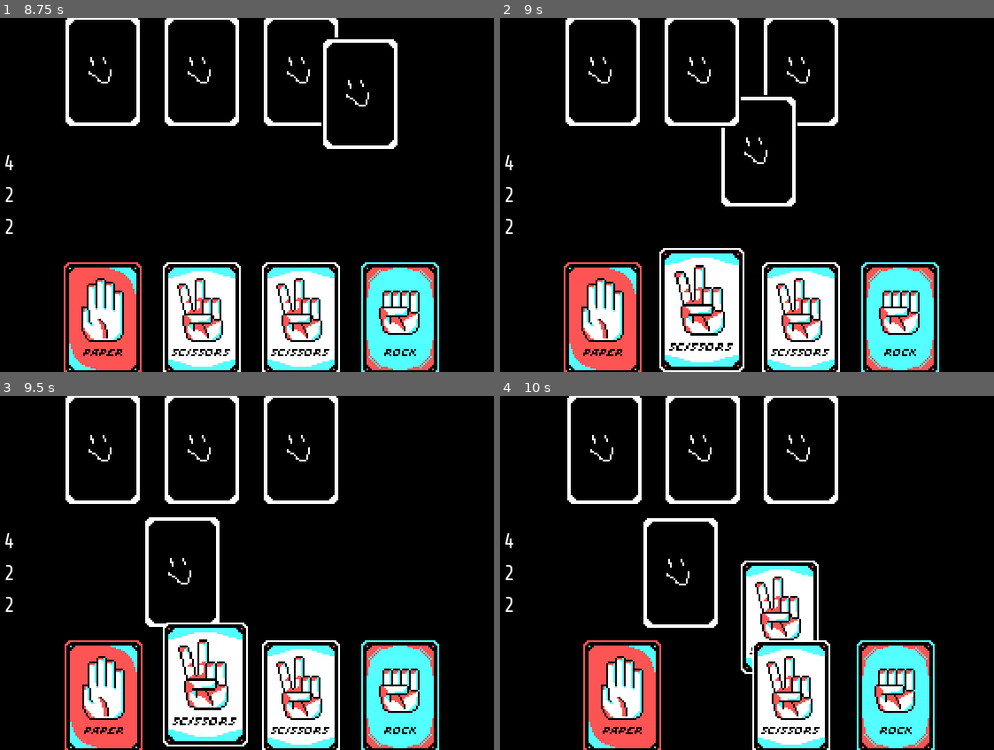
Above: before the commit, frames 1-4 (two rows, left to right).
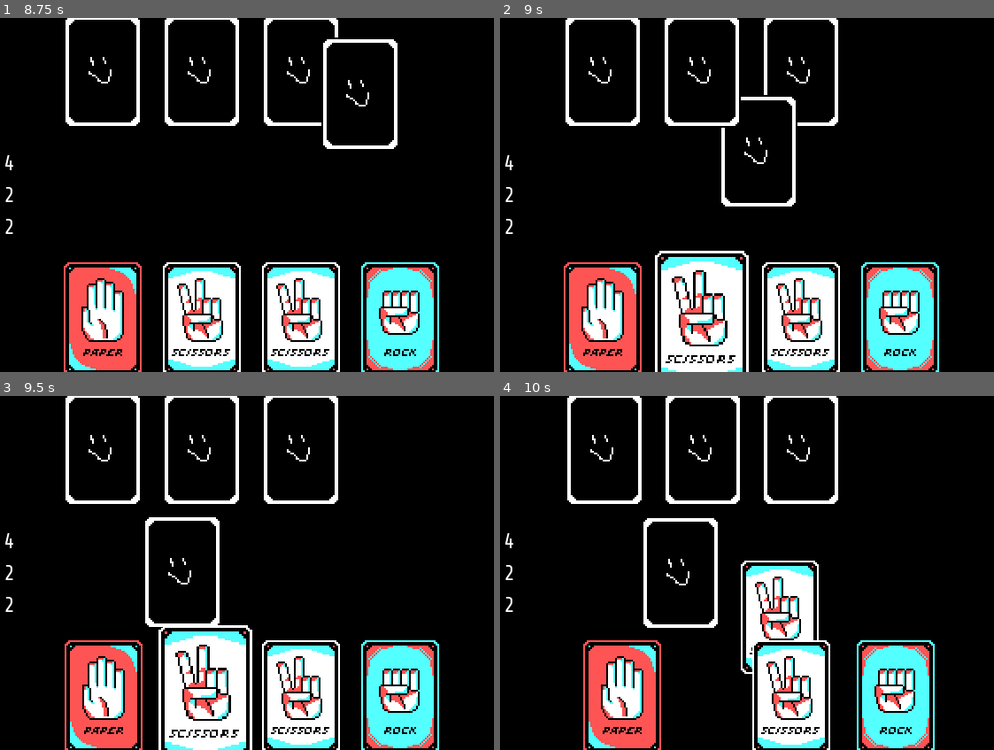
Above: after the commit, the same moments.

Repository: enunezs/EC2020GameJam
Game: Godot game, scene res://Game.tscn
The game is run twice, just before and just after one commit, with the same random seed, the same clock (stepped at 60 frames per second) and the same inputs.
Inputs (mouse positions are in pixels of both pictures, inside the frame that each line leads up to):
- Up to frame 1 (8.75 s): tap Enter at 0.5 s; click (251, 195) at 0.67 s; tap Space at 1.25 s; click (251, 195) at 1.42 s; move the mouse to (247, 195) at 2.02 s; click (247, 195) at 2.17 s; move the mouse to (227, 195) at 2.77 s; click (227, 195) at 2.92 s; move the mouse to (281, 195) at 3.52 s; click (281, 195) at 3.67 s; move the mouse to (335, 195) at 4.27 s; click (335, 195) at 4.42 s; move the mouse to (395, 195) at 5.02 s; click (395, 195) at 5.17 s; move the mouse to (449, 195) at 5.77 s; click (449, 195) at 5.92 s; move the mouse to (375, 177) at 6.52 s; click (375, 177) at 6.67 s; move the mouse to (138, 212) at 7.27 s; click (138, 212) at 7.42 s; move the mouse to (306, 117) at 8.02 s; click (306, 117) at 8.17 s
- Up to frame 2 (9 s): move the mouse to (722, 265) at 8.77 s; click (722, 265) at 8.92 s
- Up to frame 3 (9.5 s): no input
- Up to frame 4 (10 s): move the mouse to (919, 626) at 9.52 s; click (919, 626) at 9.67 s

Frame 1 is identical in both runs. In frame 2, 3.4% of the frame differs, in the area x 31-51%, y 65-100%; in frame 3, 3.6%, in the area x 32-52%, y 64-100%; in frame 4, nothing differs.

Commit message:
Hovering fixed with tweening

Diff:
--- a/Cards/CardBase.gd
+++ b/Cards/CardBase.gd
@@ -126,15 +126,25 @@
 
 func _on_CardBase_mouse_entered():
 	if clickable:
-		$AnimationPlayer.play("Hover")
+		#$AnimationPlayer.play("Hover")
+		var tween = get_node("ScaleTween")
+		tween.interpolate_property(self, "scale", scale, Vector2(1.2,1.2), 0.1, Tween.TRANS_LINEAR, Tween.EASE_IN_OUT)
+		tween.start()
+
+		#yield(tween, "tween_completed")
 	pass # Replace with function body.
 
 
 func _on_CardBase_mouse_exited():
-	if clickable:
-		$AnimationPlayer.play("Un-hover")
-	else:
-		$Sprite.scale = Vector2(1,1)
-		$Sprite.position = Vector2(0,0)
+
+	var tween = get_node("ScaleTween")
+	tween.interpolate_property(self, "scale", scale, Vector2(1,1), 0.1, Tween.TRANS_LINEAR, Tween.EASE_IN_OUT)
+	tween.start()
+	#if clickable:
+
+	#$AnimationPlayer.play("Un-hover")
+	#else:
+	#	$Sprite.scale = Vector2(1,1)
+	#	$Sprite.position = Vector2(0,0)
 
 	pass # Replace with function body.
